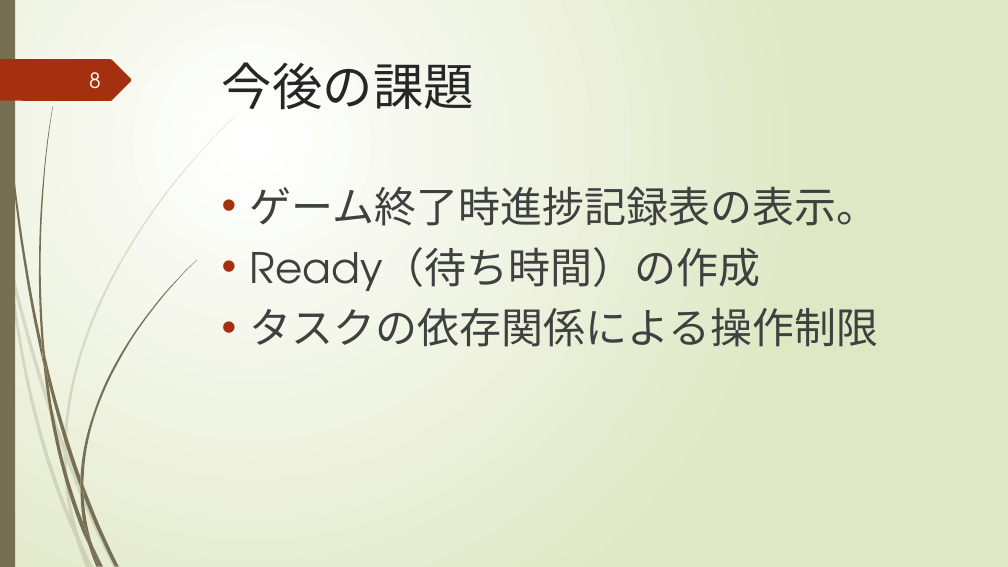
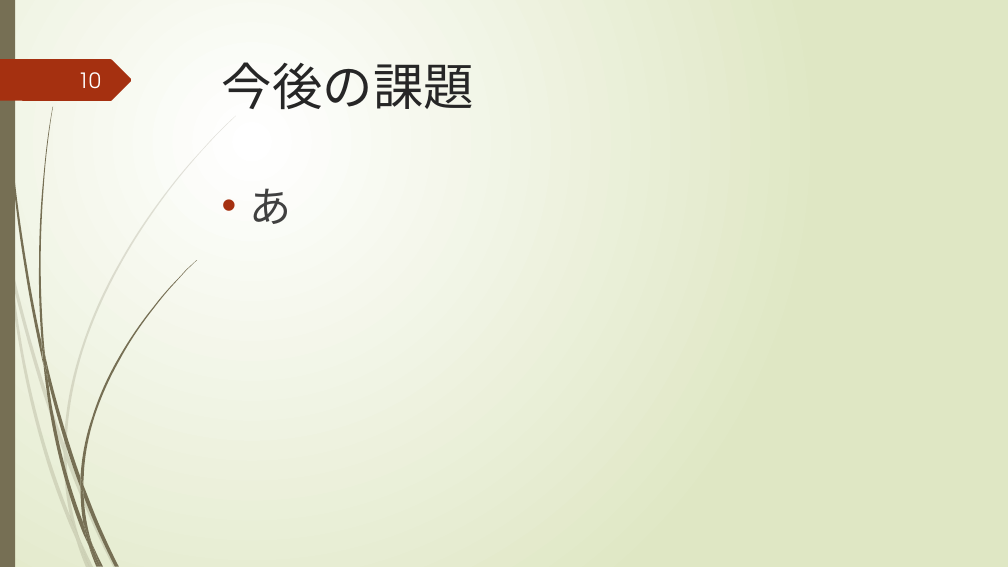
Before and after one commit to igakilab/sotuken_maeda, a slide deck: slide 10 of 卒研発表.pptx (slide 8 before the commit). Drawn at 1008x567 pixels with LibreOffice and Linux fonts; fonts in the diff are those of the drawing. Boxes give left, top, right and bottom in pixels: in the first picture for what was removed or moved away, otherwise in the second. Text is boxed around its words. In the diff, an @@ line names an element or a change of style, - is before the commit and + after.

```diff
--- a/卒研発表.pptx
+++ b/卒研発表.pptx
@@ page number at box(78, 72, 101, 89): text changed @@
-8
+10
@@ text at box(250, 188, 292, 224): text changed @@
-• ゲーム終了時進捗記録表の表示。
-• Ready（待ち時間）の作成
-• タスクの依存関係による操作制限
+• あ
```
Also in this commit, not shown: 1 other slide changed, 2 slides added.
